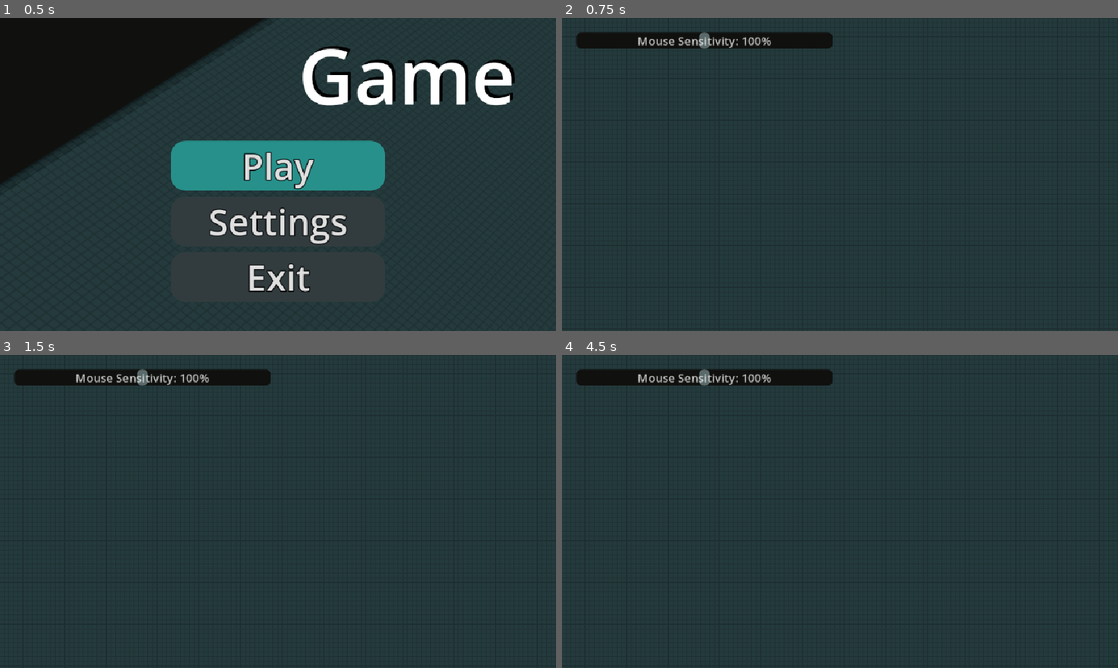
Above: before the commit, frames 1-4 (two rows, left to right).
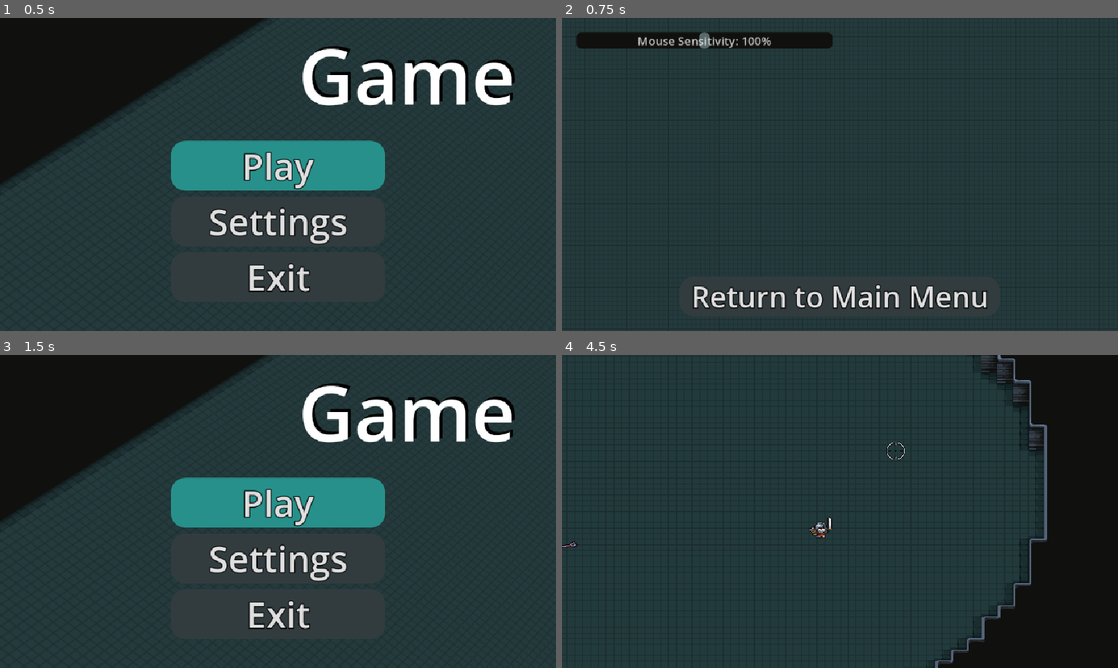
Above: after the commit, the same moments.

Repository: Haha64142/Game
Game: Godot game, scene res://main_menu.tscn
Same seed, same stepped clock (60 frames per second), same inputs: the game is played once before the commit and once after it. The engine's default icon, where the game draws it, is replaced by a stand-in: a white triangle on a blue panel in a dark square.
Inputs (mouse positions are in pixels of both pictures, inside the frame that each line leads up to):
- Up to frame 1 (0.5 s): no input
- Up to frame 2 (0.75 s): click "Settings" at 0.5 s
- Up to frame 3 (1.5 s): click (278, 633) at 1.25 s, where only the run after the commit has a clickable "Return to Main Menu"
- Up to frame 4 (4.5 s): click (840, 502) at 2 s, where only the run after the commit has a clickable "Play"; tap Enter at 2.75 s; move the mouse to (962, 495) at 2.77 s; hold Right (move_right) 2.78-3.53 s; click (962, 495) at 2.85 s; move the mouse to (728, 527) at 3.52 s; hold Down (move_back) 3.53-4.28 s; right-click (728, 527) at 3.6 s; click (728, 527) at 3.67 s; move the mouse to (895, 442) at 4.27 s; hold Right (move_right) from 4.28 s (still down); hold Ctrl from 4.28 s (still down); click (895, 442) at 4.42 s

Frame 1 is identical in both runs. In frame 2, 1.7% of the frame differs, in the area x 23-77%, y 85-93%; in frame 3, 23%, in the area x 0-93%, y 0-88%; in frame 4, 21%.

Commit message:
Finish SettingsScrollBar and SettingsScreen
The mouse sensitivity for in the game is fully implemented

Diff:
--- a/mouse_texture.gd
+++ b/mouse_texture.gd
@@ -6,8 +6,6 @@
 		"display/window/size/viewport_height")
 var scale_factor := Vector2(1.0, 1.0)
 var offset := Vector2(0, 0)
-
-var mouse_sensitivity := 1
 
 var player_dead = false
 
@@ -47,6 +45,6 @@
 			position = get_viewport().get_mouse_position()
 		else:
 			position += (event.screen_relative
-					* mouse_sensitivity / scale_factor)
+					* Settings.mouse_sensitivity / scale_factor)
 			position.x = clamp(position.x, 0, SCREEN_WIDTH)
 			position.y = clamp(position.y, 0, SCREEN_HEIGHT)
--- /dev/null
+++ b/settings_screen.gd
@@ -0,0 +1,4 @@
+extends Control
+
+func _on_back_button_pressed() -> void:
+	get_tree().change_scene_to_file("res://main_menu.tscn")
--- a/settings_screen.tscn
+++ b/settings_screen.tscn
@@ -1,6 +1,7 @@
-[gd_scene load_steps=4 format=3 uid="uid://b3f21ee66cpxw"]
+[gd_scene load_steps=5 format=3 uid="uid://b3f21ee66cpxw"]
 
 [ext_resource type="Texture2D" uid="uid://ce2dogwqowimd" path="res://Art/UI/settings-background.png" id="1_b5707"]
+[ext_resource type="Script" uid="uid://cl5bcc10eub1a" path="res://settings_screen.gd" id="1_pl6fm"]
 [ext_resource type="Theme" uid="uid://y3hyrcokij6d" path="res://theme.tres" id="2_pl6fm"]
 [ext_resource type="Script" uid="uid://dgtj5rgrepgm3" path="res://settings_scroll_bar.gd" id="3_anur6"]
 
@@ -11,6 +12,7 @@
 anchor_bottom = 1.0
 grow_horizontal = 2
 grow_vertical = 2
+script = ExtResource("1_pl6fm")
 
 [node name="TextureRect" type="TextureRect" parent="."]
 layout_mode = 0
@@ -44,15 +46,16 @@
 layout_mode = 2
 script = ExtResource("3_anur6")
 label_text = "Mouse Sensitivity: {int(round(value*100))}%"
+setting_name = "mouse_sensitivity"
 scroll_amount = 0.1
 max_value = 2.0
-start_value = 1.0
 grabber_size = 0.05
 metadata/_custom_type_script = "uid://dgtj5rgrepgm3"
 
 [node name="HScrollBar" type="HScrollBar" parent="MarginContainer/HBoxContainer/VBoxContainerLeft/MouseSensitivity"]
 layout_mode = 2
 size_flags_vertical = 1
+tooltip_text = "The mouse sensitivity in the game"
 max_value = 2.0
 page = 0.05
 
@@ -66,3 +69,12 @@
 [node name="VBoxContainerR" type="VBoxContainer" parent="MarginContainer/HBoxContainer"]
 layout_mode = 2
 size_flags_horizontal = 3
+
+[node name="BackButton" type="Button" parent="MarginContainer"]
+layout_mode = 2
+size_flags_horizontal = 4
+size_flags_vertical = 8
+theme_override_font_sizes/font_size = 50
+text = "Return to Main Menu"
+
+[connection signal="pressed" from="MarginContainer/BackButton" to="." method="_on_back_button_pressed"]
--- a/settings_scroll_bar.gd
+++ b/settings_scroll_bar.gd
@@ -14,6 +14,10 @@
 ## built-in methods, and methods defined in this node. You can use the
 ## [method value] variable inside the expression.
 @export_multiline var label_text := "Value: {value}"
+## The name of the setting being changed.
+## [br][br]
+## [b]Note:[/b] This must be a variable that exists the the global Settings node
+@export var setting_name := ""
 ## The amount to scroll with the mouse wheel. Scrolling down will subtract the
 ## value and scrolling up will add the value.
 ## [br][br]
@@ -22,7 +26,6 @@
 @export var min_value := 0.0
 @export var max_value := 100.0
 @export var step := 0.0
-@export var start_value := 0.0
 ## The grabber's actual length is the [ScrollBar]'s size multiplied by
 ## [method grabber_size] over the difference between [method min_value] and
 ## [method max_value]
@@ -42,12 +45,12 @@
 	scroll_bar.min_value = min_value
 	scroll_bar.max_value = max_value + grabber_size
 	scroll_bar.step = step
-	scroll_bar.value = start_value
 	scroll_bar.page = grabber_size
+	scroll_bar.value = Settings.get(setting_name)
 	scroll_bar.gui_input.connect(_on_h_scroll_bar_gui_input)
 	scroll_bar.value_changed.connect(_on_h_scroll_bar_value_changed)
 	parse_label_text()
-	_on_h_scroll_bar_value_changed(start_value)
+	_on_h_scroll_bar_value_changed(scroll_bar.value)
 
 
 func parse_label_text() -> void:
@@ -78,9 +81,12 @@
 
 func _on_h_scroll_bar_gui_input(event: InputEvent) -> void:
 	if event is InputEventMouseButton:
-		if event.button_index == MOUSE_BUTTON_LEFT and event.pressed:
-			scroll_bar.ratio = (event.global_position.x
-					- scroll_bar.global_position.x) / scroll_bar.size.x
+		if event.button_index == MOUSE_BUTTON_LEFT:
+			if event.pressed:
+				scroll_bar.ratio = (event.global_position.x
+						- scroll_bar.global_position.x) / scroll_bar.size.x
+			else:
+				Settings.set(setting_name, scroll_bar.value)
 		elif (event.button_index == MOUSE_BUTTON_WHEEL_UP
 				or event.button_index == MOUSE_BUTTON_WHEEL_DOWN):
 			var speed_modifier := 1.0
@@ -91,6 +97,7 @@
 			if event.button_index == MOUSE_BUTTON_WHEEL_DOWN:
 				speed_modifier *= -1
 			scroll_bar.ratio += scroll_percentage / 2 * speed_modifier
+			Settings.set(setting_name, scroll_bar.value)
 			accept_event()
 
 
--- a/settings_scroll_bar.tscn
+++ b/settings_scroll_bar.tscn
@@ -3,12 +3,14 @@
 [ext_resource type="Script" uid="uid://dgtj5rgrepgm3" path="res://settings_scroll_bar.gd" id="1_tjm7w"]
 
 [node name="SettingsScrollBar" type="MarginContainer"]
+anchors_preset = 5
+anchor_left = 0.5
+anchor_right = 0.5
+offset_left = -115.5
+offset_right = 115.5
+offset_bottom = 28.0
+grow_horizontal = 2
 script = ExtResource("1_tjm7w")
-label_text = "Mouse Sensitivity: {int(round(value*100))}%"
-scroll_amount = 0.1
-max_value = 2.0
-start_value = 1.0
-grabber_size = 0.05
 
 [node name="HScrollBar" type="HScrollBar" parent="."]
 layout_mode = 2
--- a/theme.tres
+++ b/theme.tres
@@ -1,6 +1,8 @@
 [gd_resource type="Theme" load_steps=14 format=3 uid="uid://y3hyrcokij6d"]
 
 [sub_resource type="StyleBoxFlat" id="StyleBoxFlat_kwhh3"]
+content_margin_left = 20.0
+content_margin_right = 20.0
 draw_center = false
 border_width_left = 3
 border_width_top = 3
@@ -17,6 +19,8 @@
 expand_margin_bottom = 2.0
 
 [sub_resource type="StyleBoxFlat" id="StyleBoxFlat_4sclt"]
+content_margin_left = 20.0
+content_margin_right = 20.0
 bg_color = Color(0.26666668, 0.31764707, 0.31764707, 1)
 corner_radius_top_left = 25
 corner_radius_top_right = 25
@@ -24,6 +28,8 @@
 corner_radius_bottom_left = 25
 
 [sub_resource type="StyleBoxFlat" id="StyleBoxFlat_ywh4s"]
+content_margin_left = 20.0
+content_margin_right = 20.0
 bg_color = Color(0.19607843, 0.23529412, 0.24705882, 1)
 corner_radius_top_left = 25
 corner_radius_top_right = 25
@@ -31,6 +37,8 @@
 corner_radius_bottom_left = 25
 
 [sub_resource type="StyleBoxFlat" id="StyleBoxFlat_ue4rx"]
+content_margin_left = 20.0
+content_margin_right = 20.0
 bg_color = Color(0.14901961, 0.18431373, 0.19215687, 1)
 corner_radius_top_left = 25
 corner_radius_top_right = 25
@@ -107,6 +115,8 @@
 expand_margin_bottom = 2.0
 
 [sub_resource type="StyleBoxFlat" id="StyleBoxFlat_kmy58"]
+content_margin_left = 20.0
+content_margin_right = 20.0
 draw_center = false
 border_width_left = 3
 border_width_top = 3
@@ -123,6 +133,8 @@
 expand_margin_bottom = 2.0
 
 [sub_resource type="StyleBoxFlat" id="StyleBoxFlat_3icv2"]
+content_margin_left = 20.0
+content_margin_right = 20.0
 bg_color = Color(0.25490198, 0.6313726, 0.62352943, 1)
 corner_radius_top_left = 25
 corner_radius_top_right = 25
@@ -130,6 +142,8 @@
 corner_radius_bottom_left = 25
 
 [sub_resource type="StyleBoxFlat" id="StyleBoxFlat_nvfgn"]
+content_margin_left = 20.0
+content_margin_right = 20.0
 bg_color = Color(0.15294118, 0.5647059, 0.5411765, 1)
 corner_radius_top_left = 25
 corner_radius_top_right = 25
@@ -137,6 +151,8 @@
 corner_radius_bottom_left = 25
 
 [sub_resource type="StyleBoxFlat" id="StyleBoxFlat_oyyno"]
+content_margin_left = 20.0
+content_margin_right = 20.0
 bg_color = Color(0.08235294, 0.44705883, 0.42745098, 1)
 corner_radius_top_left = 25
 corner_radius_top_right = 25
Not shown, added: settings_screen.gd.uid
